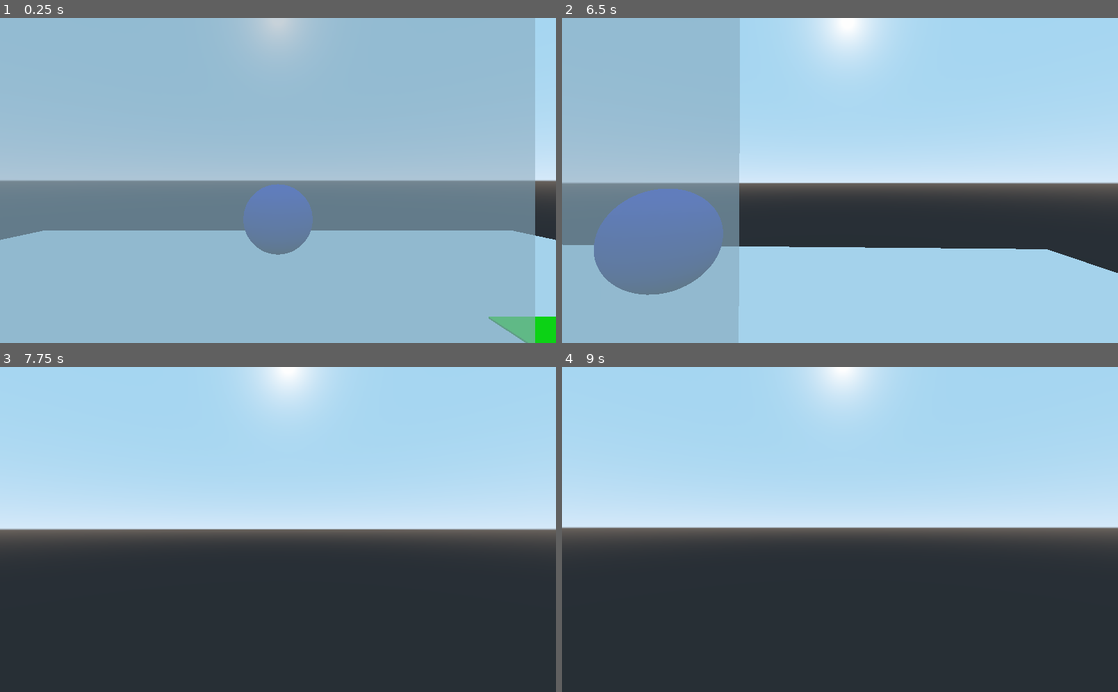
Above: before the commit, frames 1-4 (two rows, left to right).
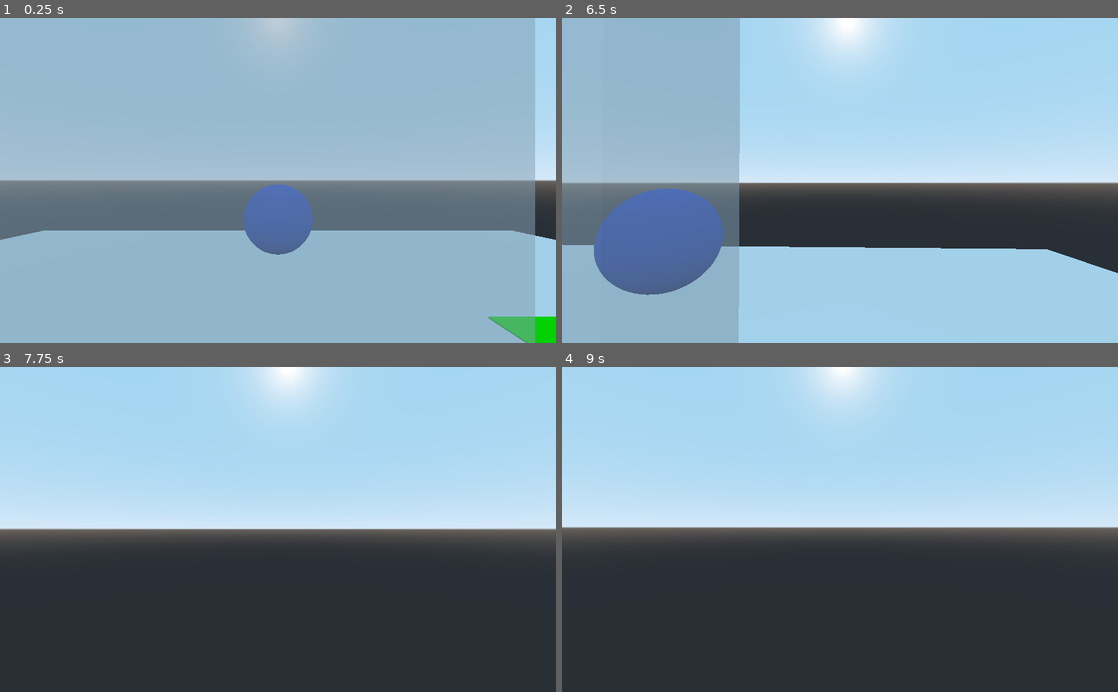
Above: after the commit, the same moments.

Repository: BitterArtist/FPSDemo
Game: Godot game, scene res://Scene/1PersonTutorial.tscn
Same seed, same stepped clock (60 frames per second), same inputs: the game is played once before the commit and once after it.
Inputs (mouse positions are in pixels of both pictures, inside the frame that each line leads up to):
- Up to frame 1 (0.25 s): no input
- Up to frame 2 (6.5 s): tap Enter at 0.5 s; move the mouse to (867, 180) at 0.52 s; hold Up (ui_up) 0.53-5.78 s; move the mouse to (812, 180) at 1.27 s; move the mouse to (851, 174) at 2.02 s; move the mouse to (834, 187) at 2.77 s; move the mouse to (878, 183) at 3.52 s; move the mouse to (795, 177) at 4.27 s; move the mouse to (845, 180) at 5.02 s; tap Space at 5.75 s; move the mouse to (817, 174) at 5.77 s; hold Right (ui_right) from 5.78 s (still down)
- Up to frame 3 (7.75 s): move the mouse to (305, 529) at 6.52 s; release Right (ui_right) at 6.53 s; hold Up (ui_up) from 6.53 s (still down); move the mouse to (250, 529) at 7.27 s
- Up to frame 4 (9 s): tap Enter at 8 s; move the mouse to (851, 523) at 8.02 s; tap Space at 8.75 s; move the mouse to (834, 536) at 8.77 s; release Up (ui_up) at 8.78 s; hold Left (ui_left) from 8.78 s (still down)

The runs differ from the first frame. In frame 1, 0.4% of the frame differs, in the area x 49-97%, y 72-100%; in frame 2, 0.1%; in frame 3, less than 0.1%; in frame 4, less than 0.1%.

Commit message:
trying to fix web build issue

Diff:
--- a/project.godot
+++ b/project.godot
@@ -83,4 +83,8 @@
 
 [rendering]
 
+quality/driver/driver_name="GLES2"
+vram_compression/import_etc=true
+quality/depth/hdr=false
+quality/depth/hdr.mobile=true
 environment/default_environment="res://default_env.tres"
Not shown, changed: export_presets.cfg
